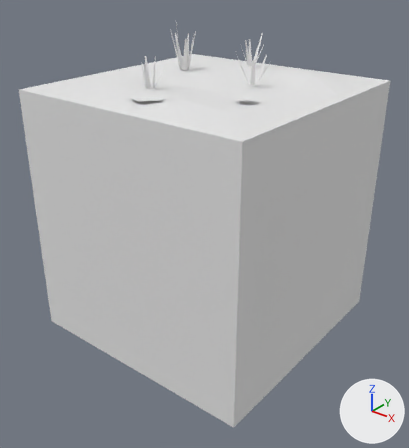
The FBX model Assets/Tiles/Blend/Blend Dark Dry 0.fbx: old version first, new version second.
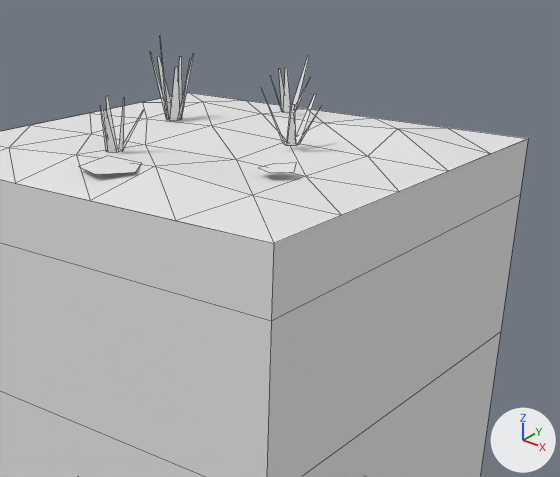
Old and new are each drawn whole from a camera (50 mm lens) standing at (2.67, -3.4, 1.98) and looking at (0.05, -0.14, -0.05) and again close up on the part from 20% to 100% of the width and 0% to 62% of the height. Lighting does not change. The marker at lower right points along +X, +Y and +Z. The older version's two pictures come first. The close-ups show mesh edges as thin lines. Where no turn or scale is listed for an object, it has been applied to the vertices. Vertices at exactly the same position are counted once.

The first close-up shows 'Blend Dark Dry 0'.
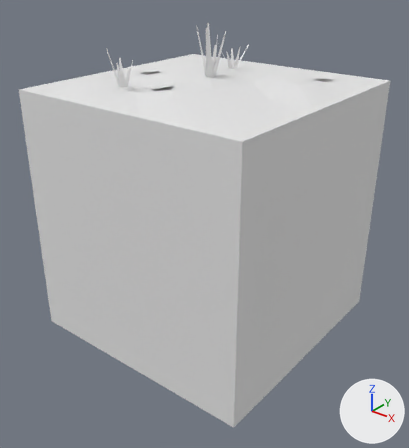
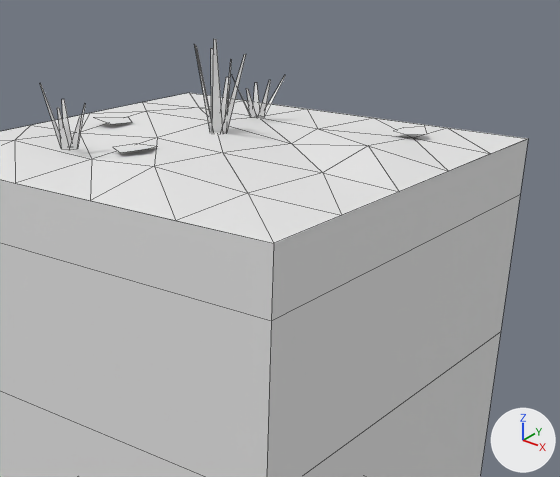
What differs and where, as boxes (x1, y1, x2, y2) in the close-ups (560 x 477 px; the box of a moved part takes in the faces that stretch with it):
'Blend Dark Dry 0', reshaped: before (0, 38, 528, 477); after (0, 39, 528, 477)
part 1 of me_blend_dark_dry_0, moved or reshaped: before (79, 156, 141, 175); after (113, 144, 156, 153)
part 2 of me_blend_dark_dry_0, moved or reshaped: before (106, 96, 118, 149); after (62, 99, 72, 147)
part 3 of me_blend_dark_dry_0, moved or reshaped: before (259, 162, 296, 173); after (395, 126, 427, 135)
part 4 of me_blend_dark_dry_0, added: after (95, 117, 132, 124)
part 5 of me_blend_dark_dry_0, deleted: before (100, 38, 322, 152)
part 6 of me_blend_dark_dry_0, moved or reshaped: before (0, 93, 490, 243); after (0, 39, 490, 243)

The change, as a diff of the scene's bpy script:
```diff
--- a/Assets/Tiles/Blend/Blend Dark Dry 0.fbx.py
+++ b/Assets/Tiles/Blend/Blend Dark Dry 0.fbx.py
@@ me_blend_dark_dry_0 @@
 # used by ob_blend_dark_dry_0; location = (0.0, 0.0, 0.0)
-me_blend_dark_dry_0.from_pydata(...)  # 146 vertices, 87 faces; spans x -1.0..1.0, y -1.0..1.0, z -1.0..1.47
+me_blend_dark_dry_0.from_pydata(...)  # 131 vertices, 83 faces; spans x -1.0..1.0, y -1.0..1.0, z -1.0..1.5
+# me_blend_dark_dry_0 part 1: the loose piece of 5 vertices spanning x -0.07..0.17, y -0.84..-0.59, z 1.09..1.11 is turned -155.7 degrees about the z axis through its middle and scaled by 0.761, then moved by (-0.17, 0.3, 0.0)
+# me_blend_dark_dry_0 part 2: the loose piece of 4 vertices spanning x -0.26..-0.18, y -0.49..-0.42, z 1.09..1.29 is moved by (-0.18, -0.08, -0.01)
+# me_blend_dark_dry_0 part 3: the loose piece of 5 vertices spanning x 0.48..0.63, y -0.41..-0.26, z 1.09..1.11 is moved by (0.06, 0.95, 0.0)
+# me_blend_dark_dry_0 part 4: the loose piece of 5 vertices spanning x -0.07..0.17, y -0.84..-0.59, z 1.09..1.11 is copied, and the copy is turned 88.8 degrees about the z axis through its middle and scaled by 0.74, then moved by (-0.65, 0.69, 0.0); it spans x -0.69..-0.51, y -0.11..0.06, z 1.09..1.11
+# me_blend_dark_dry_0 part 5: 21 loose pieces with 84 vertices, spanning x -0.54..0.46, y -0.59..0.8, z 1.09..1.47, are deleted
+# me_blend_dark_dry_0 part 6
+# 16 vertices are removed from x -0.65..0.65, y -0.64..0.61, z 1.05..1.11
+# 48 faces are deleted
+# 80 vertices are added at x -0.65..0.64, y -0.64..0.61, z 1.05..1.5
+# 64 new faces join them
 me_blend_dark_dry_0.materials.append(mat_tileworld_tiles)
```
